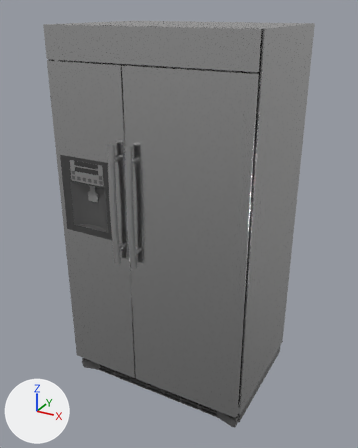
A saved change to the glTF model not-too-modern_fridge.glb.
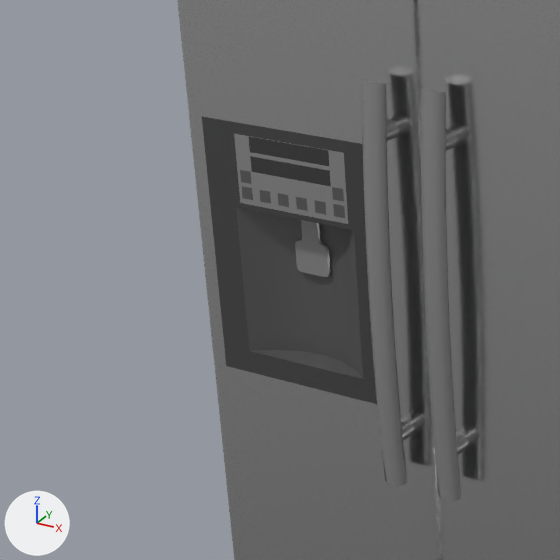
The first picture shows the older version from a 50 mm lens placed at (10.9, -20.0, 18.5), pointed at (0.0, -0.2, 8.6). The close-ups show both versions on the part from 0% to 47% of the width and 27% to 64% of the height of that picture; other places that the commit changed are outside them. Lighting does not change. The marker at lower left points along +X, +Y and +Z. Where no turn or scale is listed for an object, it has been applied to the vertices.

In view in the first close-up: 'Mesh11_gris_claro_0', 'Mesh1_gris_claro_0', 'Mesh26__Color_M07_1_0', 'Mesh26_dark_0', 'Mesh26_gris_0', 'Mesh26_gris_claro_0', 'Mesh26_metal_0', 'Mesh8_gris_claro_0'.
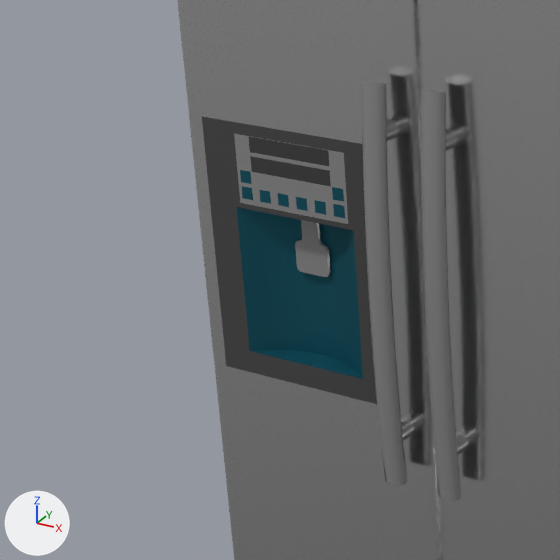
Where the newer file only moved an object's origin or applied its transform, the numbers keep the older frame.

Boxes (x1, y1, x2, y2) around the edits, measured in the close-ups (560 x 560 px):
'Mesh26_gris_0', recoloured (grey to cyan): (236, 170, 363, 379) in both

The change in detail:
Material 'gris' (mat_gris) changes colour from dark grey #6c6c6c to dark cyan #095c6c; in linear values from (0.15, 0.15, 0.15) to (0.0026, 0.106, 0.15).
